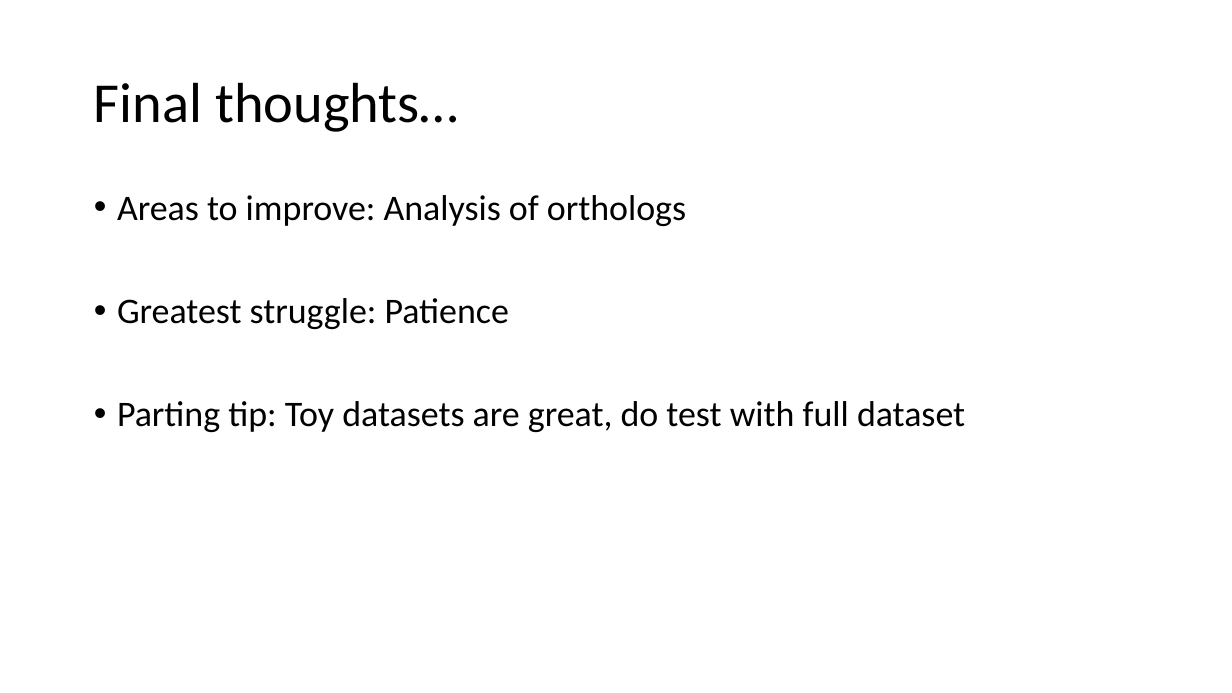
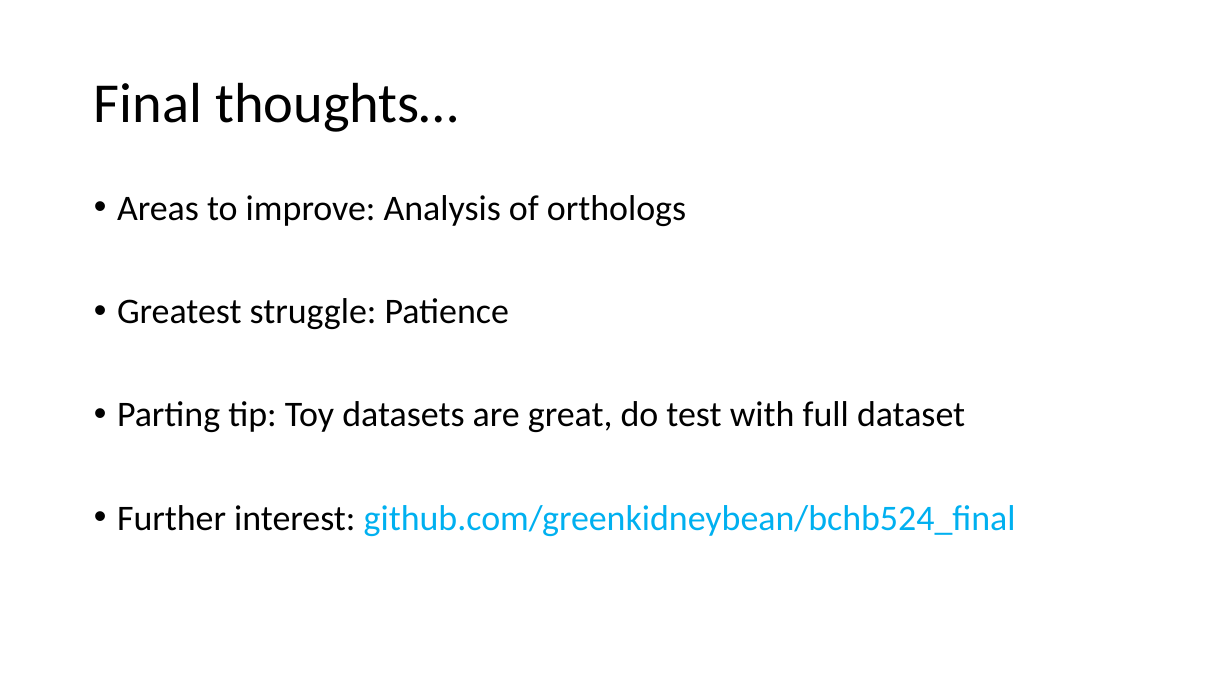
Before and after one commit to greenkidneybean/bchb524_final, a slide deck: slide 6 of presentation.pptx. Drawn at 1232x693 pixels with LibreOffice and Linux fonts; fonts in the diff are those of the drawing. Boxes give left, top, right and bottom in pixels: in the first picture for what was removed or moved away, otherwise in the second. Text is boxed around its words. In the diff, an @@ line names an element or a change of style, - is before the commit and + after.

```diff
--- a/presentation.pptx
+++ b/presentation.pptx
@@ text at (117, 505, 1016, 536): paragraph added @@
+• Further interest: github.com/greenkidneybean/bchb524_final
```
Also in this commit, not shown: 2 other slides changed, 1 other file.
